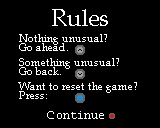
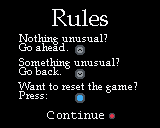
Before/after of a (160, 128) layered artwork. What changed in the layer stack:
painted on "Rules" over [52, 9, 108, 26]
painted on "Nothing unusual? ..." over [19, 34, 107, 51]
painted on "Something unusual? ..." over [19, 58, 119, 75]
painted on "Want to reset the game? ..." over [18, 82, 137, 99]
painted on "Continue" over [47, 111, 104, 119]
renamed "Background" to "Bg", painted on it over [18, 9, 137, 119]
